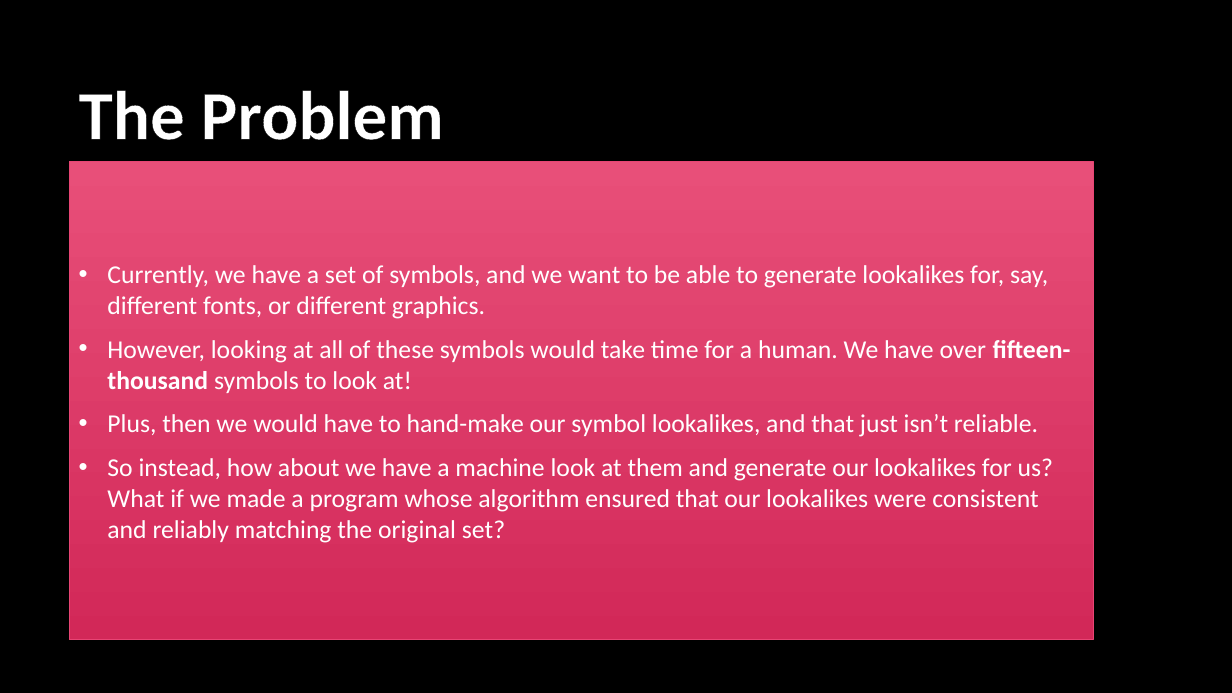
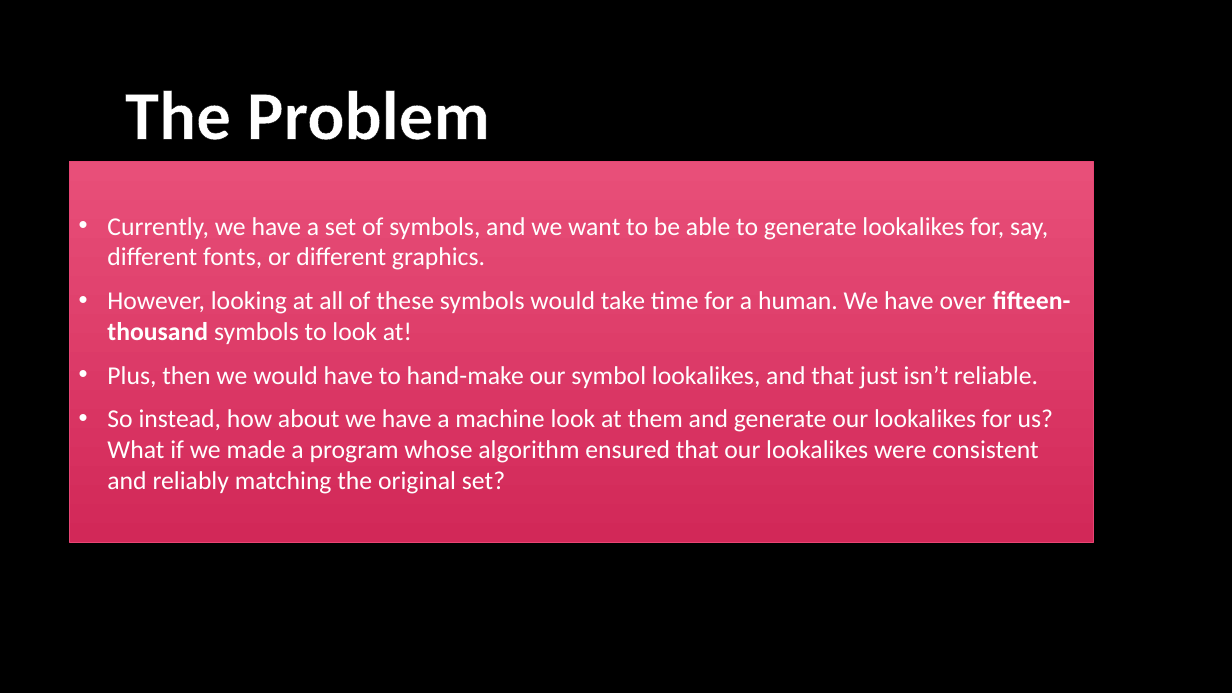
Before and after one commit to ezlaviol/Laviolette-Image-Diffusion-Machine-Learning-Project, a slide deck: slide 2 of Generative Image Diffusion.pptx. Drawn at 1232x693 pixels with LibreOffice and Linux fonts; fonts in the diff are those of the drawing; background and template pictures are left out. Boxes give left, top, right and bottom in pixels: in the first picture for what was removed or moved away, otherwise in the second. Text is boxed around its words. In the diff, an @@ line names an element or a change of style, - is before the commit and + after.

```diff
--- a/Generative Image Diffusion.pptx
+++ b/Generative Image Diffusion.pptx
@@ title "The Problem": place and size @@
-title "The Problem" at box(79, 90, 444, 140)
+title "The Problem" at box(125, 90, 490, 140)
@@ text "Currently, we have a set ...": place and size @@
-text "Currently, we have a set ..." at box(69, 162, 1093, 640)
+text "Currently, we have a set ..." at box(69, 162, 1093, 543)
```
Also in this commit, not shown: 2 other slides changed.
